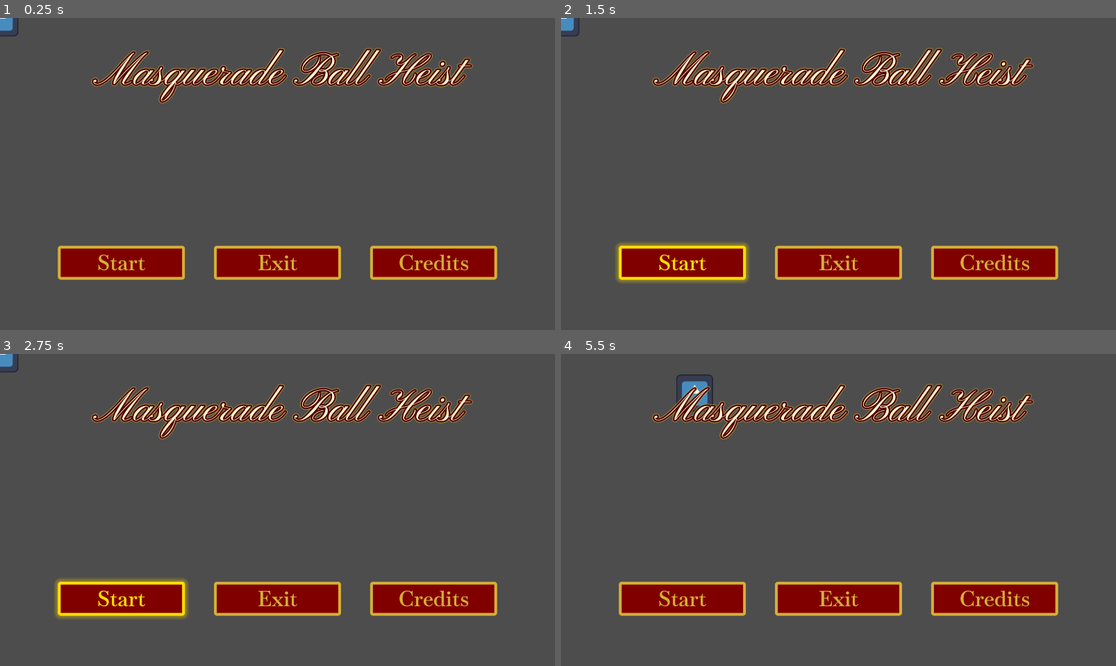
Above: before the commit, frames 1-4 (two rows, left to right).
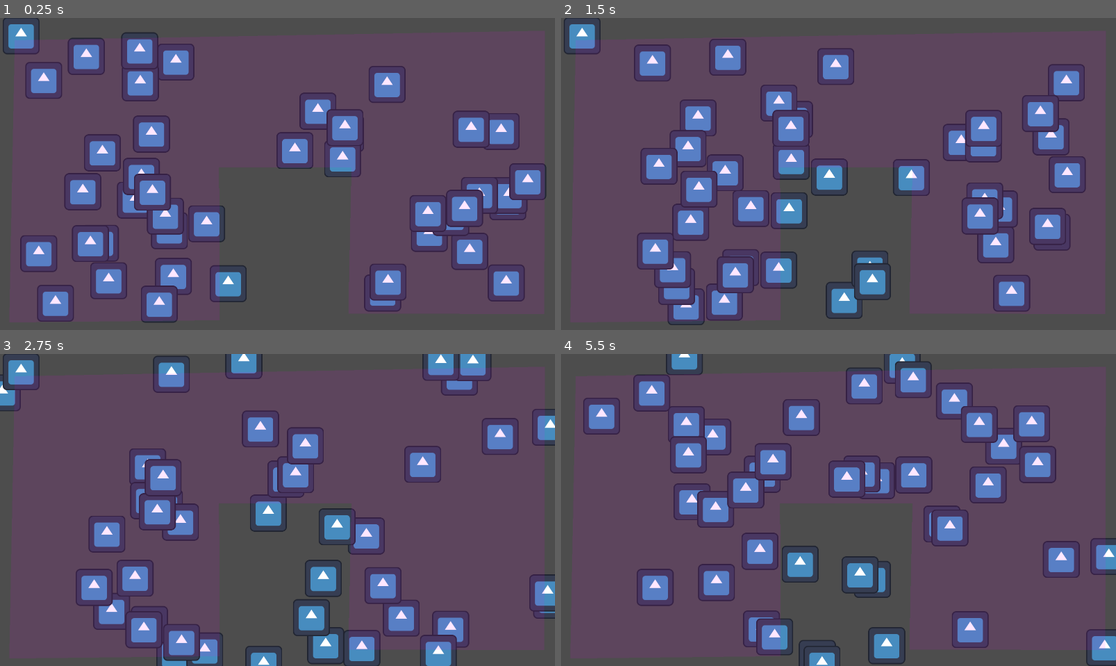
Above: after the commit, the same moments.

Repository: kscd/masquerade-ball-heist
Game: Godot game, scene res://scenes/spawner_test.tscn
Two runs of this game, one before a commit and one after it. Both use one fixed random seed, a clock stepped at 60 frames per second and the inputs below. Before the commit the project starts from res://scenes/main_menu/main.tscn. The engine's default icon, where the game draws it, is replaced by a stand-in: a white triangle on a blue panel in a dark square.
Inputs (mouse positions are in pixels of both pictures, inside the frame that each line leads up to):
- Up to frame 1 (0.25 s): no input
- Up to frame 2 (1.5 s): click (993, 261) at 0.5 s, where only the run before the commit has a clickable "Credits"; click (683, 261) at 1.25 s, where only the run before the commit has a clickable "Start"
- Up to frame 3 (2.75 s): click (122, 597) at 2 s, where only the run before the commit has a clickable "Start"
- Up to frame 4 (5.5 s): move the mouse to (960, 494) at 2.77 s; hold D (right) 2.78-3.53 s; click (960, 494) at 2.92 s; move the mouse to (727, 525) at 3.52 s; hold S (down) 3.53-4.28 s; move the mouse to (894, 441) at 4.27 s; hold D (right) 4.28-5.03 s; move the mouse to (810, 572) at 5.02 s; hold W (up) from 5.03 s (still down); click (810, 572) at 5.17 s

The runs differ from the first frame. In frame 1, 27% of the frame differs, in the area x 0-99%, y 0-98%; in frame 2, 27%, in the area x 0-95%, y 0-99%; in frame 3, 26%; in frame 4, 27%.
Error before the commit: Parse Error: Identifier "Gamestate" not declared in the current scope. (res://scenes/main_menu/start_button.gd:4)

Commit message:
feat: combine spawner with crowd manager

Diff:
--- a/scenes/crowd_agent.tscn
+++ b/scenes/crowd_agent.tscn
@@ -13,6 +13,7 @@
 texture = ExtResource("2_w8vvl")
 
 [node name="CollisionShape2D" type="CollisionShape2D" parent="." unique_id=445793727]
+unique_name_in_owner = true
 shape = SubResource("RectangleShape2D_w8vvl")
 
 [node name="MovementController" type="Node" parent="." unique_id=1560737005]
--- a/scenes/crowd_manager.tscn
+++ b/scenes/crowd_manager.tscn
@@ -1,15 +1,6 @@
 [gd_scene format=3 uid="uid://d25fgre156d1g"]
 
-[ext_resource type="Script" uid="uid://br05f7g0hrkdf" path="res://scripts/crowd_manager.gd" id="1_y2edp"]
-[ext_resource type="PackedScene" uid="uid://cni6u1uipxgpi" path="res://scenes/crowd_agent.tscn" id="2_ikxhy"]
+[ext_resource type="Script" path="res://scripts/crowd_manager.gd" id="1_y2edp"]
 
 [node name="CrowdManager" type="Node2D" unique_id=61583125]
 script = ExtResource("1_y2edp")
-
-[node name="CrowdAgent" parent="." unique_id=2001980890 instance=ExtResource("2_ikxhy")]
-
-[node name="CrowdAgent2" parent="." unique_id=438331823 instance=ExtResource("2_ikxhy")]
-position = Vector2(1000, 500)
-
-[node name="CrowdAgent3" parent="." unique_id=1756758130 instance=ExtResource("2_ikxhy")]
-position = Vector2(0, 200)
--- /dev/null
+++ b/scenes/debug_marker.tscn
@@ -0,0 +1,6 @@
+[gd_scene format=3 uid="uid://cqhys8kwsn16s"]
+
+[ext_resource type="Script" uid="uid://dsaevguhttpfp" path="res://scripts/debug_marker.gd" id="1_e5p62"]
+
+[node name="DebugMarker" type="Node2D" unique_id=835869408]
+script = ExtResource("1_e5p62")
--- a/scenes/main_menu/start_button.gd
+++ b/scenes/main_menu/start_button.gd
@@ -1,4 +1,4 @@
 extends Button
 
 func _on_pressed():
-	Gamestate.switch_to_level()
+	GameState.switch_to_level()
--- /dev/null
+++ b/scenes/spawner.tscn
@@ -0,0 +1,16 @@
+[gd_scene format=3 uid="uid://d17ncw2rb7hk3"]
+
+[ext_resource type="Script" uid="uid://07tp4rd2dd1v" path="res://scripts/spawner.gd" id="1_2vbf6"]
+
+[sub_resource type="CircleShape2D" id="CircleShape2D_ik2nu"]
+
+[node name="Spawner" type="Node2D" unique_id=1610160643]
+script = ExtResource("1_2vbf6")
+
+[node name="EnemySpawner" type="Node2D" parent="." unique_id=247262376]
+
+[node name="Marker2D" type="Marker2D" parent="EnemySpawner" unique_id=2087400134]
+
+[node name="ShapeCast2D" type="ShapeCast2D" parent="EnemySpawner/Marker2D" unique_id=678650220]
+unique_name_in_owner = true
+shape = SubResource("CircleShape2D_ik2nu")
--- /dev/null
+++ b/scenes/spawner_test.tscn
@@ -0,0 +1,43 @@
+[gd_scene format=3 uid="uid://b7fhtexecjr7h"]
+
+[ext_resource type="PackedScene" uid="uid://d25fgre156d1g" path="res://scenes/crowd_manager.tscn" id="1_x41mq"]
+[ext_resource type="PackedScene" uid="uid://c30c6v3tnaph1" path="res://scenes/player.tscn" id="2_yjbt2"]
+[ext_resource type="PackedScene" uid="uid://fgnq6frat0i3" path="res://scenes/seeker.tscn" id="3_udrg6"]
+[ext_resource type="PackedScene" uid="uid://d17ncw2rb7hk3" path="res://scenes/spawner.tscn" id="4_r5643"]
+
+[node name="Main" type="Node2D" unique_id=63234984]
+
+[node name="CrowdManager" parent="." unique_id=61583125 instance=ExtResource("1_x41mq")]
+
+[node name="Player" parent="." unique_id=1129632678 instance=ExtResource("2_yjbt2")]
+position = Vector2(7, 3)
+
+[node name="Cursor" parent="." unique_id=105940319 instance=ExtResource("3_udrg6")]
+
+[node name="Spawner" parent="." unique_id=1610160643 node_paths=PackedStringArray("spawn_poly") instance=ExtResource("4_r5643")]
+spawn_count = 42
+spawn_poly = NodePath("../Polygon2D")
+
+[node name="StaticBody2D" type="StaticBody2D" parent="." unique_id=803088480]
+
+[node name="CollisionPolygon2D" type="CollisionPolygon2D" parent="StaticBody2D" unique_id=1918175272]
+position = Vector2(198, 192.00002)
+scale = Vector2(0.394437, 0.33203956)
+polygon = PackedVector2Array(15, 17, 301, 484, 761, 419, 533, 140, 218, 225)
+
+[node name="CollisionPolygon2D2" type="CollisionPolygon2D" parent="StaticBody2D" unique_id=1478357859]
+polygon = PackedVector2Array(-3, 1083, 1932, 1085, 2111, 1270, -154, 1255)
+
+[node name="CollisionPolygon2D3" type="CollisionPolygon2D" parent="StaticBody2D" unique_id=421853899]
+polygon = PackedVector2Array(-2, 1099, -2, -22, -189, -203, -146, 1270)
+
+[node name="CollisionPolygon2D4" type="CollisionPolygon2D" parent="StaticBody2D" unique_id=1875275080]
+polygon = PackedVector2Array(1945, 5, -15, -2, -220, -232, 2134, -225)
+
+[node name="CollisionPolygon2D5" type="CollisionPolygon2D" parent="StaticBody2D" unique_id=2020377308]
+polygon = PackedVector2Array(2111, 1284, 1918, 1087, 1920, -53, 2156, -248)
+
+[node name="Polygon2D" type="Polygon2D" parent="." unique_id=2090420400]
+color = Color(1, 0, 1, 0.09411765)
+invert_border = 0.1
+polygon = PackedVector2Array(51, 77, 32, 1054, 760, 1046, 758, 518, 1216, 516, 1205, 1023, 1883, 1025, 1885, 44)
--- /dev/null
+++ b/scripts/debug_marker.gd
@@ -0,0 +1,11 @@
+extends Node2D
+
+func setup(pos: Vector2, is_valid: bool):
+	global_position = pos
+	# We store the color in a variable, but we need to tell _draw() to use it
+	modulate = Color.GREEN if is_valid else Color.RED
+
+func _draw():
+	# Draw a larger circle so it's visible (radius 15)
+	# Using Color.WHITE here because 'modulate' handles the Green/Red tinting
+	draw_circle(Vector2.ZERO, 15, Color.WHITE)
--- /dev/null
+++ b/scripts/spawner.gd
@@ -0,0 +1,77 @@
+extends Node2D
+
+@export var spawn_count: int = 5
+@export var max_attempts_per_entity: int = 15
+@export var spawn_poly: Polygon2D  # Assign your Polygon2D here
+
+@onready var shape_cast: ShapeCast2D = %ShapeCast2D
+@onready var crowd_manager = $"../CrowdManager"
+
+func _ready() -> void:
+	if spawn_poly == null:
+		push_error("Please assign a Polygon2D to the spawn_poly variable.")
+		return
+
+	shape_cast.target_position = Vector2.ZERO
+
+	# Wait for physics to settle
+	await get_tree().physics_frame
+	spawn_multiple_entities(spawn_count)
+
+func spawn_multiple_entities(count: int):
+	for i in range(count):
+		spawn_single_entity()
+
+func spawn_single_entity():
+	var valid_spot = false
+	var final_pos = Vector2.ZERO
+
+	# 1. Get the bounding box of the polygon to narrow down the search
+	var bounds = get_polygon_bounds(spawn_poly.polygon)
+
+	for i in range(max_attempts_per_entity):
+		# 2. Pick a random point within the bounding box
+		var test_pos_local = Vector2(
+			randf_range(bounds.position.x, bounds.end.x),
+			randf_range(bounds.position.y, bounds.end.y)
+		)
+
+		# 3. Check if the point is actually inside the polygon shape
+		if Geometry2D.is_point_in_polygon(test_pos_local, spawn_poly.polygon):
+			# Convert local polygon point to global world space
+			var test_pos_global = spawn_poly.to_global(test_pos_local)
+
+			# 4. Check for physics collisions (ShapeCast)
+			shape_cast.global_position = test_pos_global
+			shape_cast.force_shapecast_update()
+
+			if !shape_cast.is_colliding():
+				final_pos = test_pos_global
+				valid_spot = true
+				break
+
+	if valid_spot:
+		var entity = preload("res://scenes/crowd_agent.tscn").instantiate()
+		crowd_manager.add_child(entity)
+		entity.global_position = final_pos
+
+		if crowd_manager:
+			crowd_manager.insert_agent(entity, final_pos)
+	else:
+		print("Failed to find empty spot in polygon.")
+
+# Helper function to find the square area around the polygon
+func get_polygon_bounds(poly_points: PackedVector2Array) -> Rect2:
+	if poly_points.size() == 0:
+		return Rect2()
+
+	var min_v = poly_points[0]
+	var max_v = poly_points[0]
+
+	for p in poly_points:
+		min_v.x = min(min_v.x, p.x)
+		min_v.y = min(min_v.y, p.y)
+		max_v.x = max(max_v.x, p.x)
+		max_v.y = max(max_v.y, p.y)
+
+	return Rect2(min_v, max_v - min_v)
Not shown: 1 places in scenes/crowd_agent.tscn that only renumber resources
Not shown, added: scripts/debug_marker.gd.uid
Not shown, added: scripts/spawner.gd.uid
